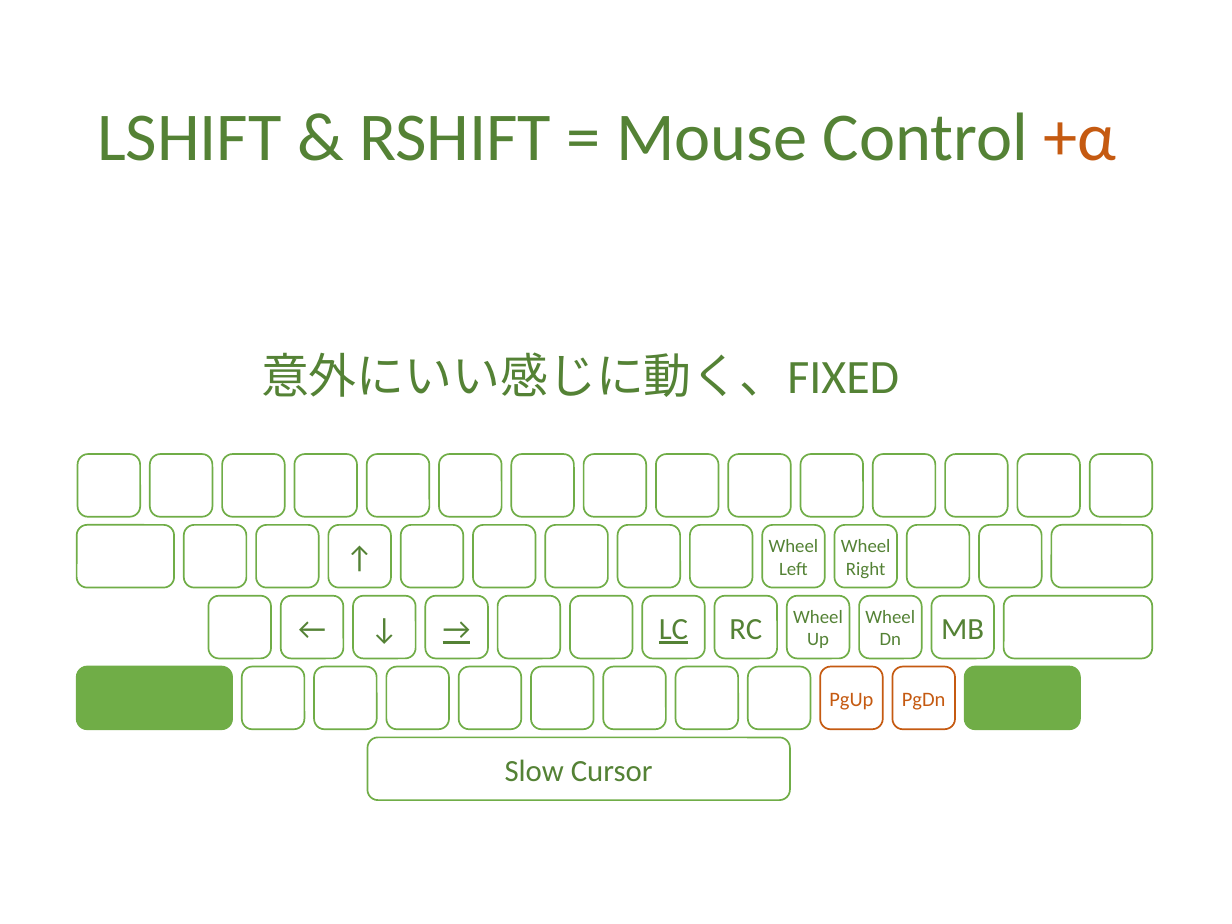
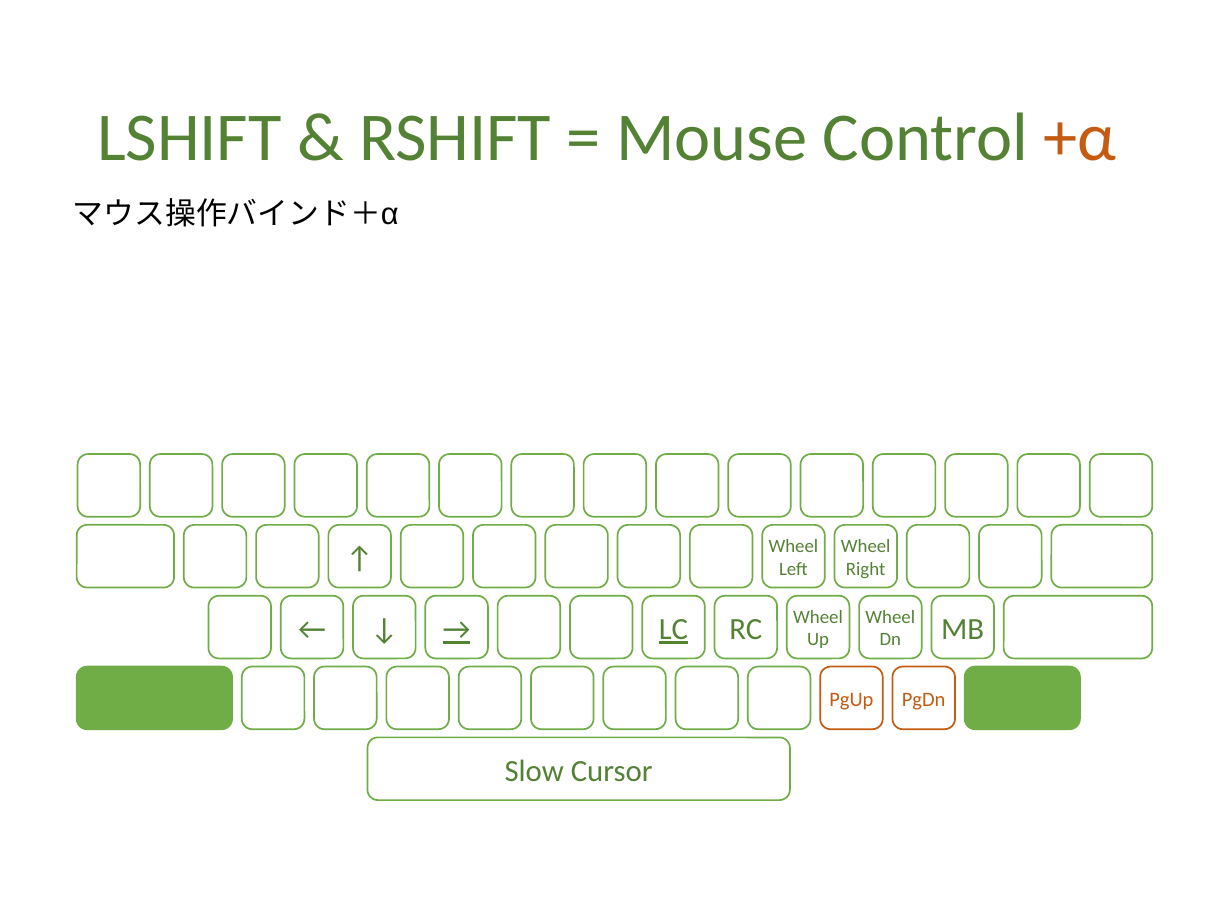
Before and after one commit to ittooo66/myAHK, a slide deck: slide 10 of MANUAL.pptx. Drawn at 1232x924 pixels with LibreOffice and Linux fonts; fonts in the diff are those of the drawing. Boxes give left, top, right and bottom in pixels: in the first picture for what was removed or moved away, otherwise in the second. Text is boxed around its words. In the diff, an @@ line names an element or a change of style, - is before the commit and + after.

```diff
--- a/MANUAL.pptx
+++ b/MANUAL.pptx
@@ text added at bbox=[73, 198, 399, 227], 18 pt, text #000000 @@
+マウス操作バインド＋α
@@ text removed at bbox=[261, 352, 899, 397] @@
-意外にいい感じに動く、FIXED
```
Also in this commit, not shown: 4 other slides changed.
